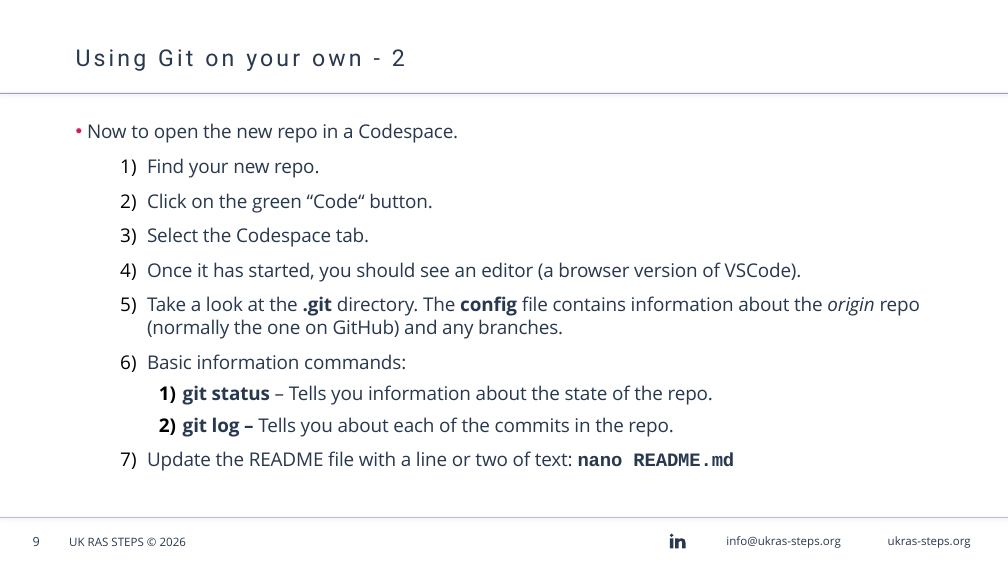
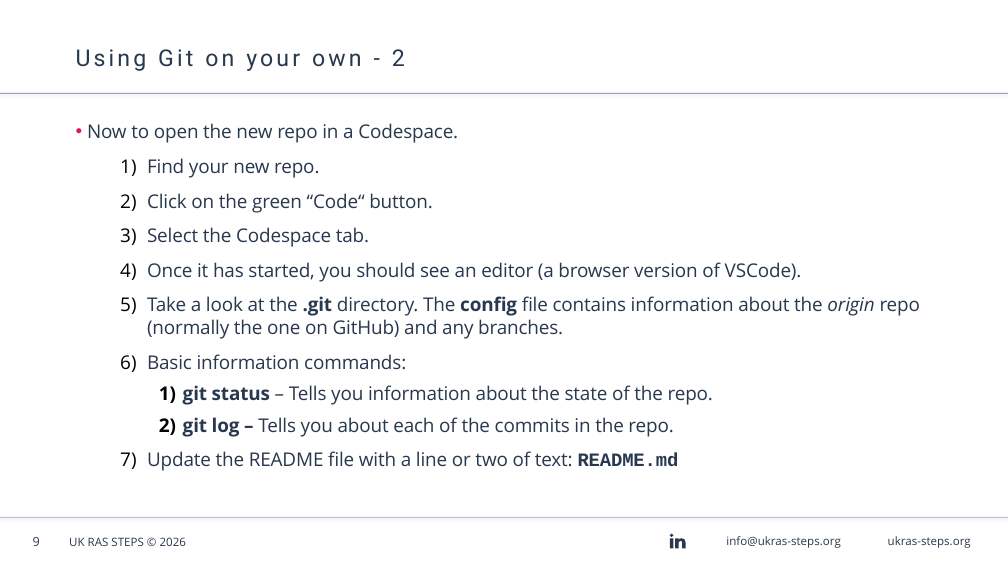
Before and after one commit to AndyBlightLeeds/git-github-workshop, a slide deck: slide 9 of presentation/Git & GitHub Workshop - Linux.odp. Drawn at 1008x567 pixels with LibreOffice and Linux fonts; fonts in the diff are those of the drawing; background and template pictures are left out. Boxes give left, top, right and bottom in pixels: in the first picture for what was removed or moved away, otherwise in the second. Text is boxed around its words. In the diff, an @@ line names an element or a change of style, - is before the commit and + after.

```diff
--- a/presentation/Git & GitHub Workshop - Linux.odp
+++ b/presentation/Git & GitHub Workshop - Linux.odp
@@ text at (147, 451, 679, 471): text changed @@
-  7) Update the README file with a line or two of text: nano README.md
+  7) Update the README file with a line or two of text: README.md
```
Also in this commit, not shown: 5 other slides changed, 9 slides added, 6 slides removed, 1 other file.
